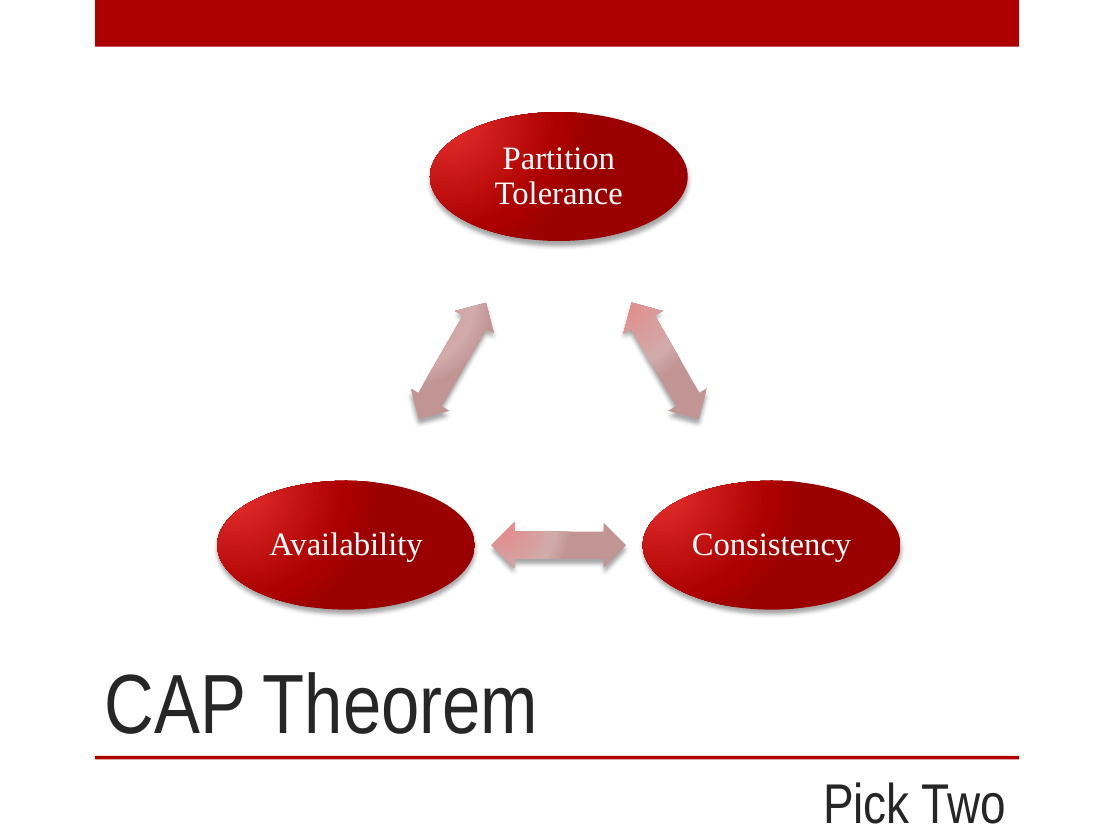
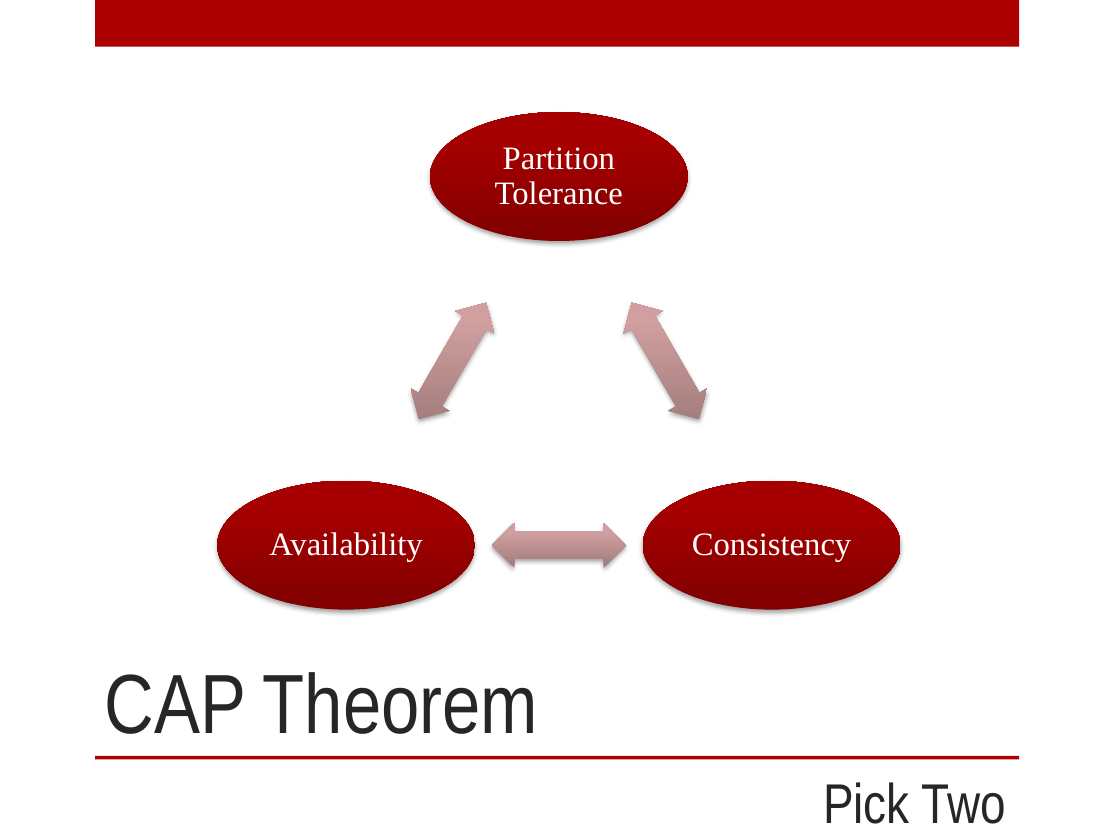
Before and after one commit to digitalBush/nosql-smackdown-talk, a slide deck: slide 13 of nosql-smackdown.pptx (slide 10 before the commit). Drawn at 1120x840 pixels with LibreOffice and Linux fonts; fonts in the diff are those of the drawing. Boxes give left, top, right and bottom in pixels: in the first picture for what was removed or moved away, otherwise in the second. Text is boxed around its words. In the diff, an @@ line names an element or a change of style, - is before the commit and + after.

```diff
--- a/nosql-smackdown.pptx
+++ b/nosql-smackdown.pptx
@@ fill gradient #E68989 to #D3ABAB to #C39595 to gradient #A27B7B to #D2A0A0 to #D4A0A0; shadow changed in 3 elements at [612,291,718,430], [492,523,626,568], [399,291,505,430] @@
@@ fill gradient #E62F2F to #AD0101 to #9C0101 to gradient #820000 to #A90000; shadow changed in 3 elements at [430,112,688,241], [643,480,900,609], [217,480,475,609] @@
```
Also in this commit, not shown: 10 other slides changed, 4 slides added, 2 slides removed, 2 other files.
